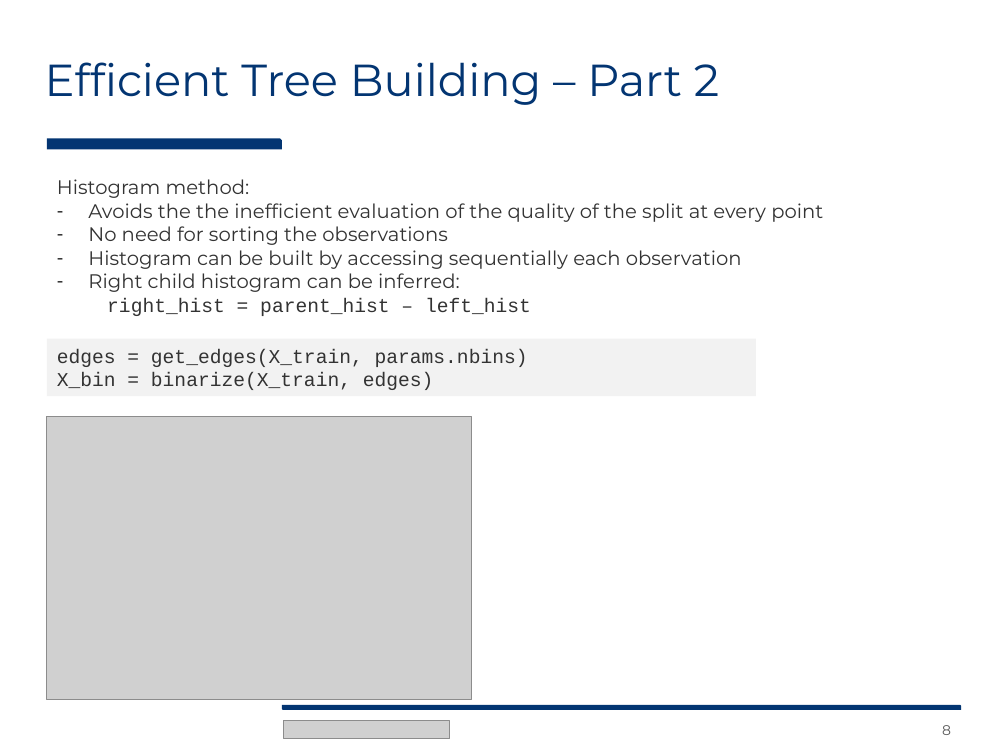
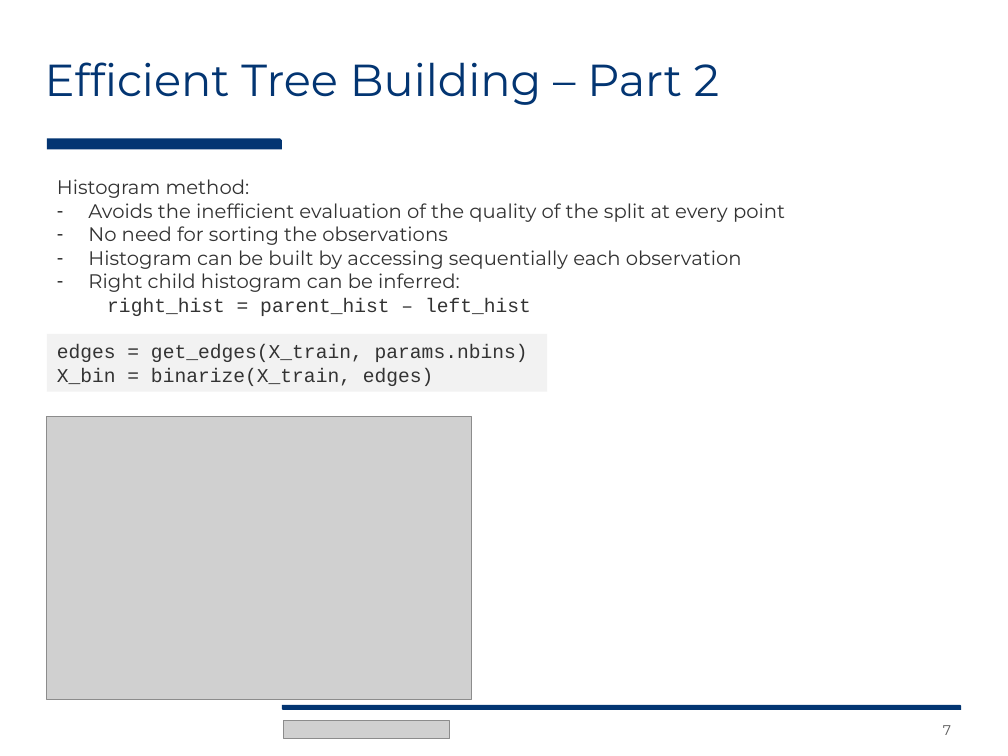
Before and after one commit to Evovest/EvoTrees.jl, a slide deck: slide 7 of blog/EvoTrees - Intro to Gradient Boosting Trees.pptx (slide 8 before the commit). Drawn at 1008x756 pixels with LibreOffice and Linux fonts; fonts in the diff are those of the drawing; grey boxes stand for pictures. Boxes give left, top, right and bottom in pixels: in the first picture for what was removed or moved away, otherwise in the second. Text is boxed around its words. In the diff, an @@ line names an element or a change of style, - is before the commit and + after.

```diff
--- a/blog/EvoTrees - Intro to Gradient Boosting Trees.pptx
+++ b/blog/EvoTrees - Intro to Gradient Boosting Trees.pptx
@@ text at box(88, 203, 785, 222): text changed @@
-– Avoids the the inefficient evaluation of the quality of the split at every point
+– Avoids the inefficient evaluation of the quality of the split at every point
@@ rectangle "edges = get_edges(X_train, params.nbins)": place and size @@
-rectangle "edges = get_edges(X_train, params.nbins)" at box(47, 339, 756, 396)
+rectangle "edges = get_edges(X_train, params.nbins)" at box(47, 334, 547, 391)
@@ page number at box(943, 725, 951, 735): text changed @@
-8
+7
```
Also in this commit, not shown: 4 other slides changed, 1 slide added, 2 slides removed.
